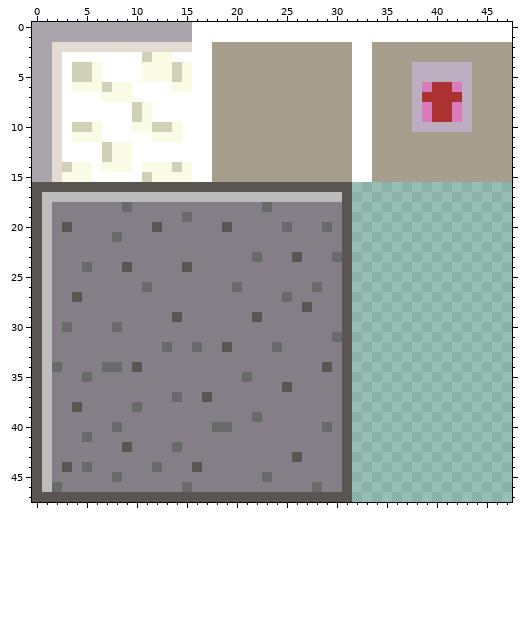
Two states of a pixel-art sprite, Tilesets/floor-tiles.png. That is the earlier state.
The file is 48x48 pixels.
Once edited:
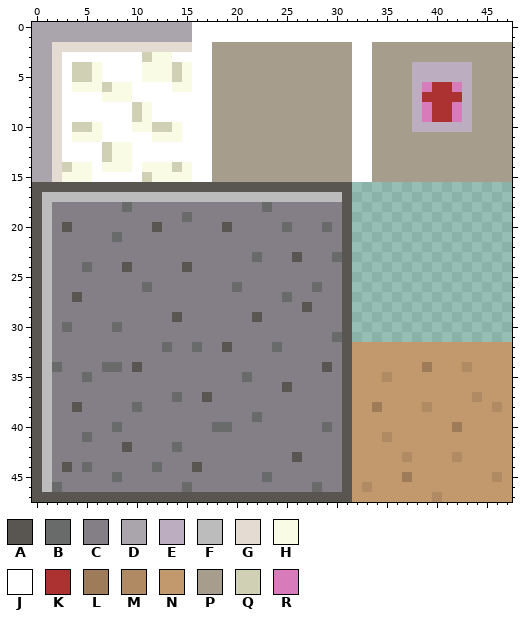
Palette (. is transparent): A #595652  B #696a6a  C #847e87  D #aaa5ac  E #bcadc1  F #bcbcbc  G #e4dcd2  H #fafbe5  J #ffffff  K #ac3232  L #9e7c59  M #b08a63  N #c2986d  P #a69d8c  Q #d0d1b4  R #d77bba
From the commit log: tileset: import without filtering
Diff:
There is now colour L in row 34 at x 39; in row 38 at x 34; in row 40 at x 42; in row 45 at x 37.
There is now colour M in row 34 at x 43; in row 35 at x 35; in row 37 at x 44; in row 38 at x 39 and 46; in row 41 at x 35; in row 43 at x 37 and 42.
There is now colour M in row 45 at x 46; in row 46 at x 33; in row 47 at x 40.
There is now colour N in rows 32 to 33 at x 32 to 47; in row 34 at x 32 to 38, 40 to 42 and 44 to 47; in row 35 at x 32 to 34 and 36 to 47; in row 36 at x 32 to 47; in row 37 at x 32 to 43 and 45 to 47; in row 38 at x 32 to 33, 35 to 38, 40 to 45 and 47.
There is now colour N in row 39 at x 32 to 47; in row 40 at x 32 to 41 and 43 to 47; in row 41 at x 32 to 34 and 36 to 47; in row 42 at x 32 to 47; in row 43 at x 32 to 36, 38 to 41 and 43 to 47; in row 44 at x 32 to 47.
There is now colour N in row 45 at x 32 to 36, 38 to 45 and 47; in row 46 at x 32 and 34 to 47; in row 47 at x 32 to 39 and 41 to 47.
Pixel boxes of the changes (left, top, right, bottom) in both pictures:
added: (352, 342, 512, 502)
